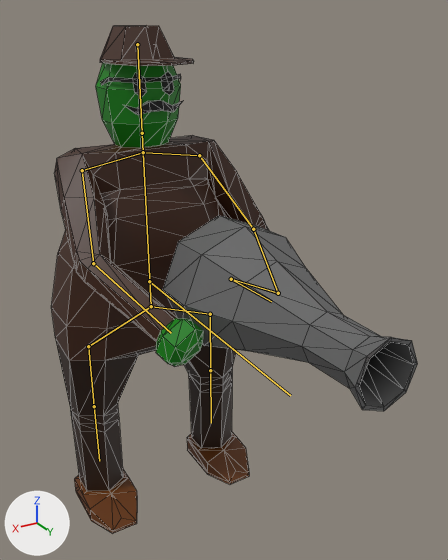
What one commit did to the glTF model models/dynamic_props/enemies/mountainside_gunner.glb.
Both versions are drawn from a camera (50 mm lens) standing at (0.98, 2.24, 1.05) and looking at (-0.07, 0.5, 0.18). Every picture has the same lights, and +X, +Y and +Z are marked at lower left. Both versions are drawn at frame 4 of the action 'shooting'; the numbers are the values there. The bones that bend it are drawn over the model as lines. Mesh edges are drawn as thin lines.

The first picture shows 'gunner_body'.
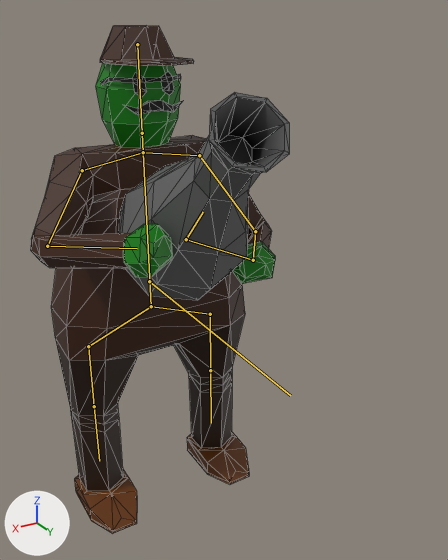
Edits to the bpy script that builds the scene:
```text
Change bone_right_upper_arm:
    where bone_right_upper_arm = bpy.data.objects['Armature'].pose.bones['right_upper_arm']  # child of 'right_collar'
    bone_right_upper_arm.rotation_quaternion: (0.761, -0.34, 0.425, -0.353) -> (0.717, -0.274, 0.469, -0.438)  # degrees (-64, 24, -65) -> degrees (-63, 26, -79)
Change bone_right_forearm:
    where bone_right_forearm = bpy.data.objects['Armature'].pose.bones['right_forearm']  # child of 'right_upper_arm'
    bone_right_forearm.rotation_quaternion: (0.806, 0.423, 0.105, -0.402) -> (0.692, 0.615, 0.091, -0.366)  # degrees (44, 31, -40) -> degrees (74, 35, -29)
Change bone_right_forearm_001:
    where bone_right_forearm_001 = bpy.data.objects['Armature'].pose.bones['right_forearm.001']  # child of 'right_forearm'
    bone_right_forearm_001.rotation_quaternion: (1.0, 0.001, 0.005, -0.004) -> (0.995, 0.012, 0.074, -0.069)  # degrees (0, 1, 0) -> degrees (1, 9, -8)
Change bone_right_forearm_002:
    where bone_right_forearm_002 = bpy.data.objects['Armature'].pose.bones['right_forearm.002']  # child of 'right_forearm.001'
    bone_right_forearm_002.rotation_quaternion: (0.971, 0.169, -0.026, 0.166) -> (0.954, 0.14, 0.029, 0.265)  # degrees (19, -6, 18) -> degrees (16, -1, 31)
Change bone_left_upper_arm:
    where bone_left_upper_arm = bpy.data.objects['Armature'].pose.bones['left_upper_arm']  # child of 'left_collar'
    bone_left_upper_arm.rotation_quaternion: (0.77, 0.366, -0.1, -0.513) -> (0.884, 0.207, -0.096, -0.409)  # degrees (43, 13, -62) -> degrees (26, 0, -50)
Change bone_left_forearm:
    where bone_left_forearm = bpy.data.objects['Armature'].pose.bones['left_forearm']  # child of 'left_upper_arm'
    bone_left_forearm.rotation_quaternion: (0.947, -0.037, -0.095, -0.304) -> (0.793, -0.206, -0.007, -0.573)  # degrees (-1, -12, -36) -> degrees (-19, -14, -69)
```

Pixel boxes [x1, y1, x2, y2] of what changed, in the pictures (448 x 560 px):
'gunner_body', posed (29% narrower): before [51, 25, 418, 533]; after [31, 25, 290, 533]
bone 'right_upper_arm', root to tip: before (199, 155) to (253, 229); after (199, 155) to (255, 231)
bone 'right_forearm', root to tip: before (253, 229) to (278, 293); after (255, 231) to (253, 260)
bone 'right_forearm.001', root to tip: before (278, 293) to (231, 279); after (253, 260) to (186, 239)
bone 'right_forearm.002', root to tip: before (231, 279) to (271, 301); after (186, 239) to (203, 212)
bone 'left_upper_arm', root to tip: before (82, 170) to (93, 263); after (82, 170) to (47, 246)
bone 'left_forearm', root to tip: before (93, 263) to (171, 333); after (47, 246) to (137, 248)
